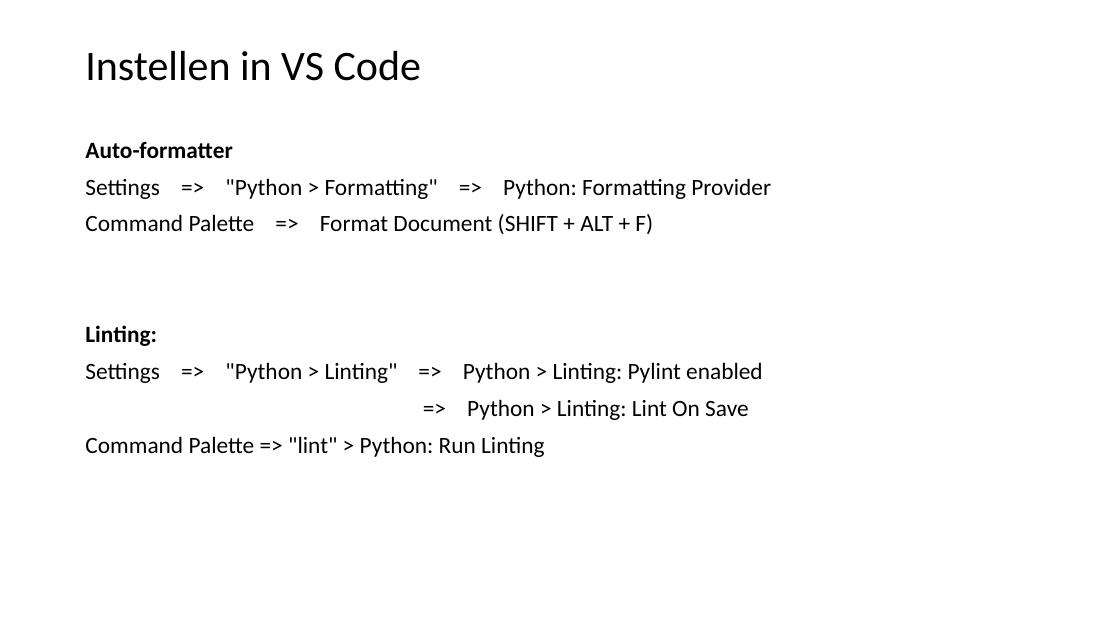
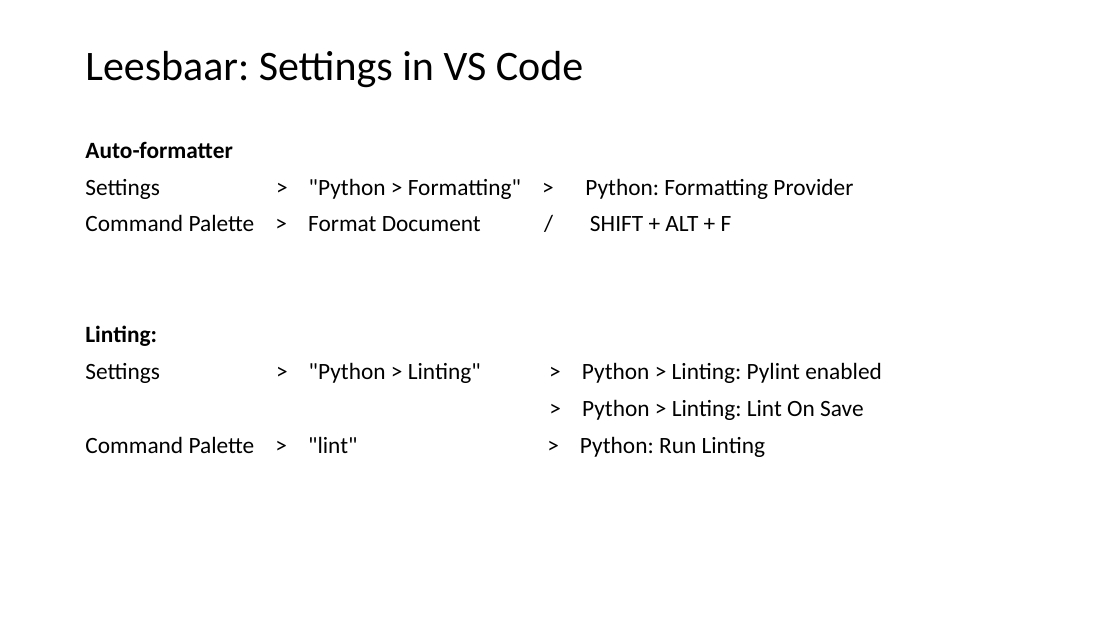
Before and after one commit to LFKoning/knowledge-sharing, a slide deck: slide 7 of python_trainees/2_production_code/python_traineeship_2.pptx. Drawn at 1120x630 pixels with LibreOffice and Linux fonts; fonts in the diff are those of the drawing. Boxes give left, top, right and bottom in pixels: in the first picture for what was removed or moved away, otherwise in the second. Text is boxed around its words. In the diff, an @@ line names an element or a change of style, - is before the commit and + after.

Commit message:
Finishing touches Python trainees part 2

```diff
--- a/python_trainees/2_production_code/python_traineeship_2.pptx
+++ b/python_trainees/2_production_code/python_traineeship_2.pptx
@@ title at <box>85,51,583,88</box>: text changed @@
-Instellen in VS Code
+Leesbaar: Settings in VS Code
@@ text at <box>85,178,732,231</box>: text changed @@
-Settings => "Python > Formatting" => Python: Formatting Provider
-Command Palette => Format Document (SHIFT + ALT + F)
+Settings > "Python > Formatting" > Python: Formatting Provider
+Command Palette > Format Document / SHIFT + ALT + F
@@ text at <box>85,362,882,457</box>: text changed @@
-Settings => "Python > Linting" => Python > Linting: Pylint enabled
-=> Python > Linting: Lint On Save
-Command Palette => "lint" > Python: Run Linting
+Settings > "Python > Linting" > Python > Linting: Pylint enabled
+> Python > Linting: Lint On Save
+Command Palette > "lint" > Python: Run Linting
```
Also in this commit, not shown: 7 other slides changed, 4 other files.
